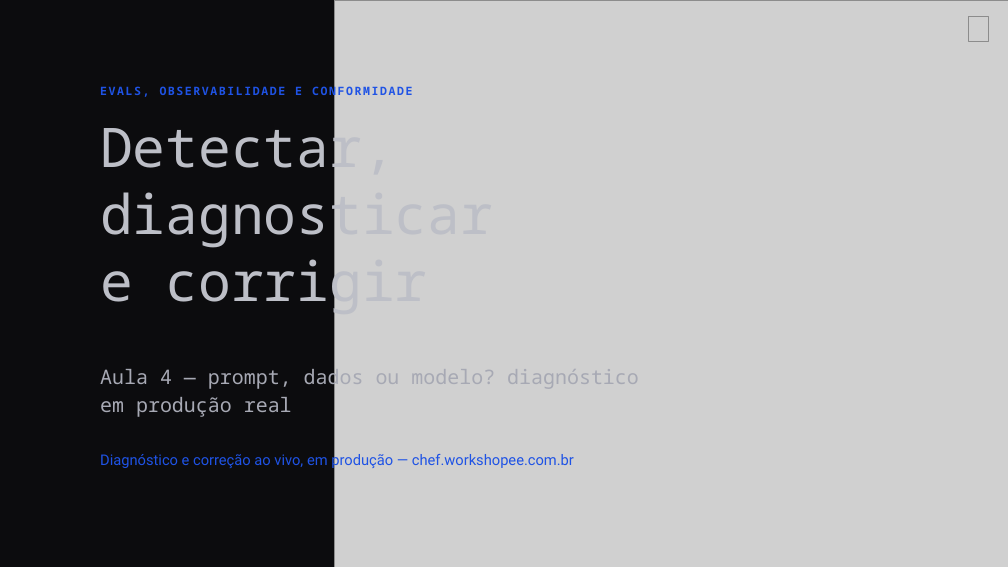
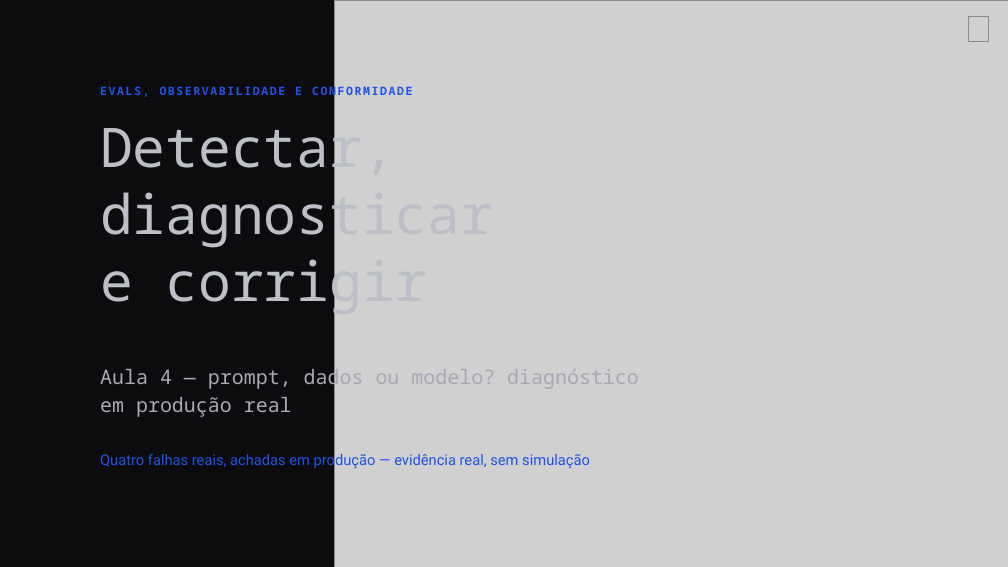
Before and after one commit to Djegao/alura-produto-ficticio, a slide deck: slide 1 of slides/aula4-alura.pptx. Drawn at 1008x567 pixels with LibreOffice and Linux fonts; fonts in the diff are those of the drawing; grey boxes stand for pictures; background and template pictures are left out. Boxes give left, top, right and bottom in pixels: in the first picture for what was removed or moved away, otherwise in the second. Text is boxed around its words. In the diff, an @@ line names an element or a change of style, - is before the commit and + after.

```diff
--- a/slides/aula4-alura.pptx
+++ b/slides/aula4-alura.pptx
@@ text at (x1=100, y1=451, x2=590, y2=469): text changed @@
-Diagnóstico e correção ao vivo, em produção — chef.workshopee.com.br
+Quatro falhas reais, achadas em produção — evidência real, sem simulação
```
Also in this commit, not shown: 11 other slides changed, 2 slides added, 2 other files.
